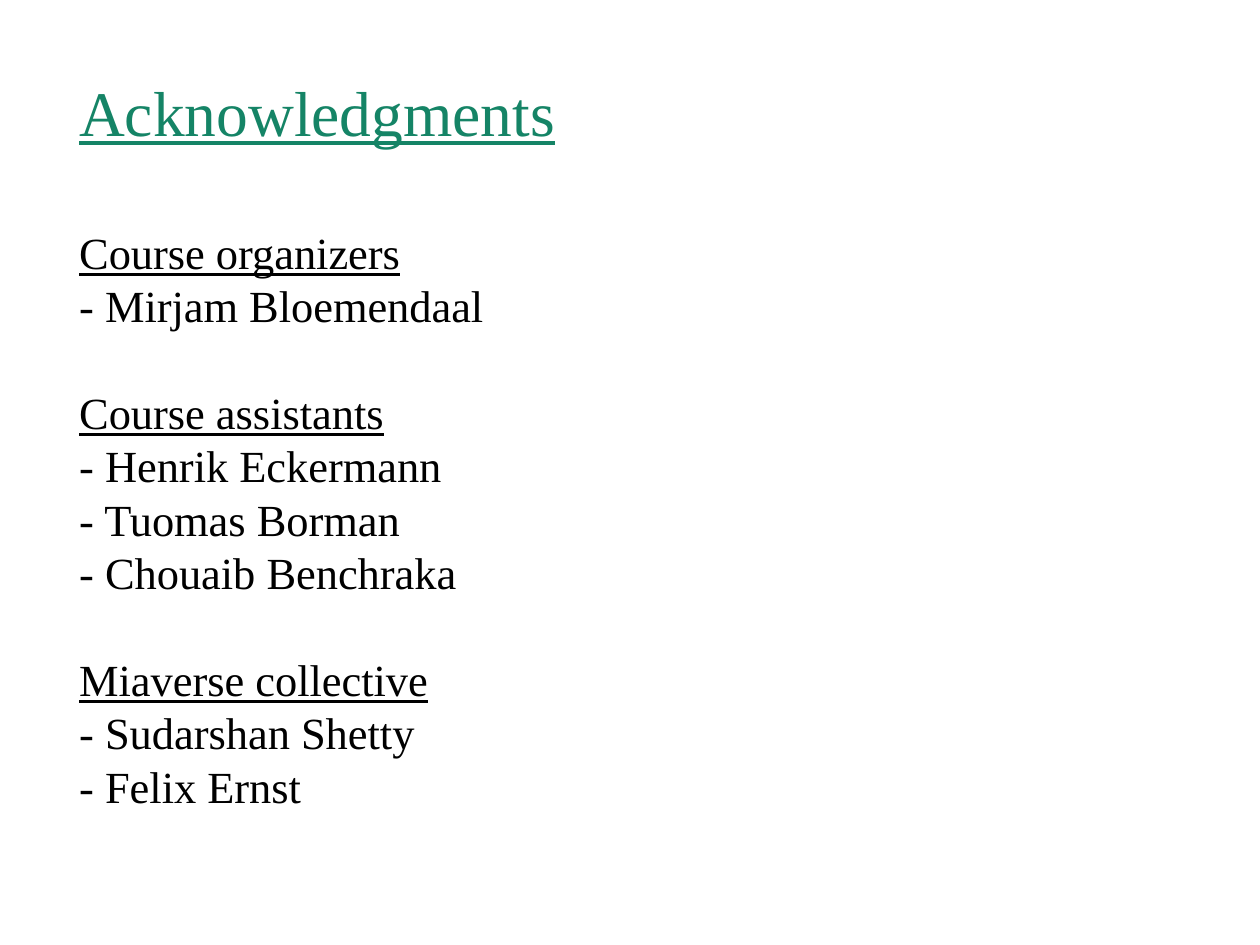
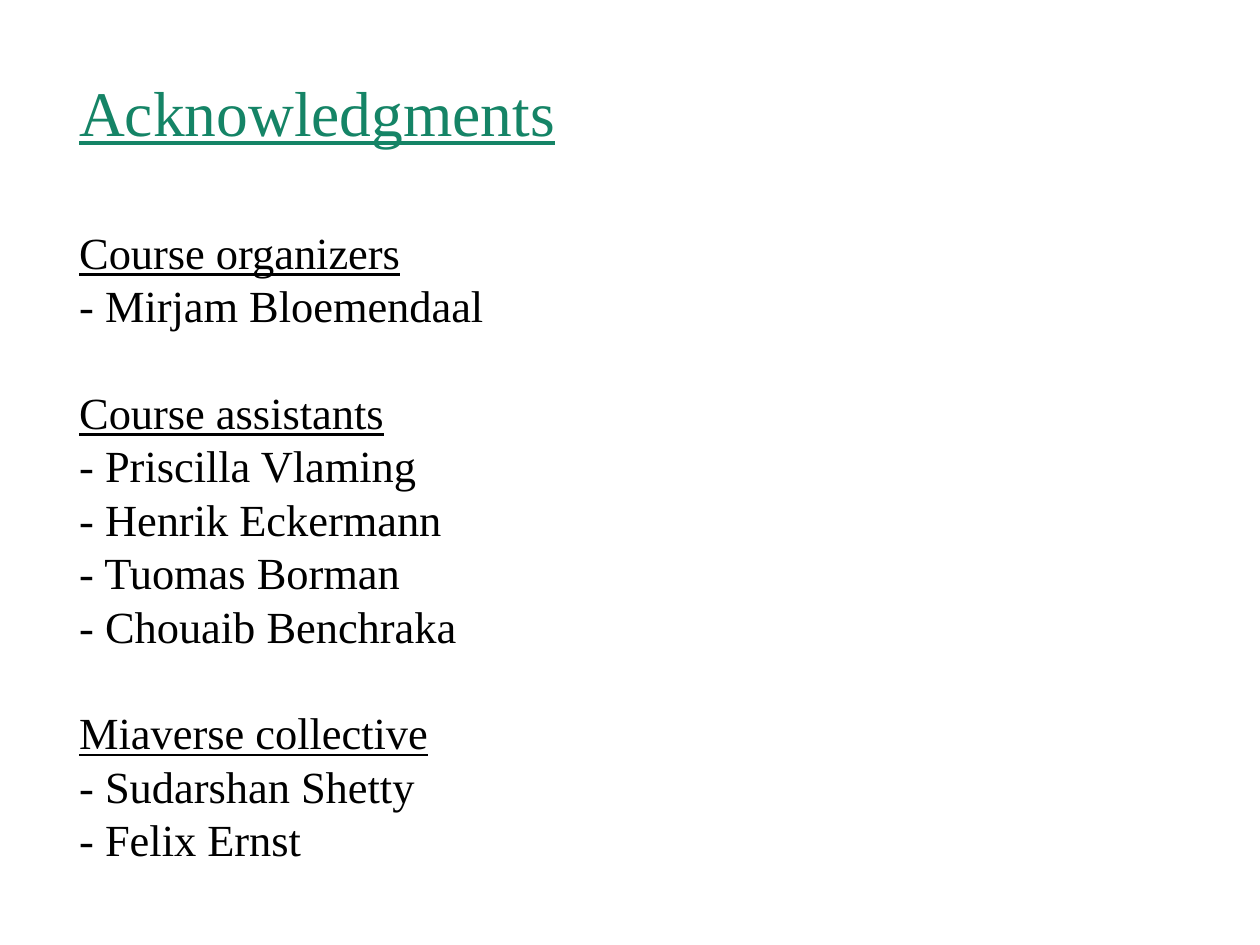
Before and after one commit to microbiome/course_2021_radboud, a slide deck: slide 2 of slides/01-intro.odp. Drawn at 1260x945 pixels with LibreOffice and Linux fonts; fonts in the diff are those of the drawing. Boxes give left, top, right and bottom in pixels: in the first picture for what was removed or moved away, otherwise in the second. Text is boxed around its words. In the diff, an @@ line names an element or a change of style, - is before the commit and + after.

```diff
--- a/slides/01-intro.odp
+++ b/slides/01-intro.odp
@@ text at [105, 451, 416, 491]: paragraph added @@
+- Priscilla Vlaming
```
Also in this commit, not shown: 1 other file.
